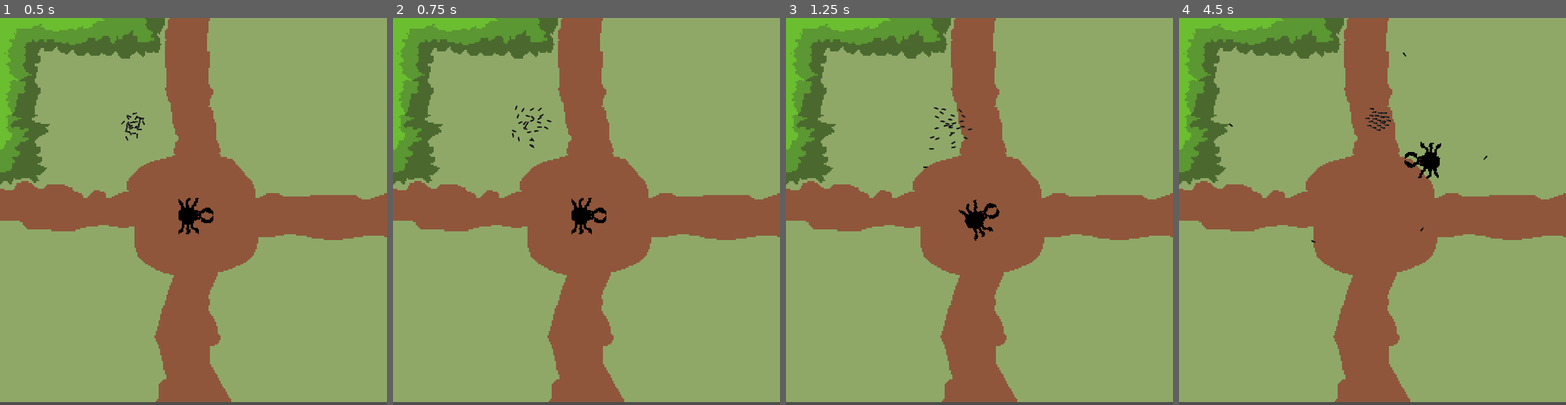
Above: before the commit, frames 1-4 (left to right).
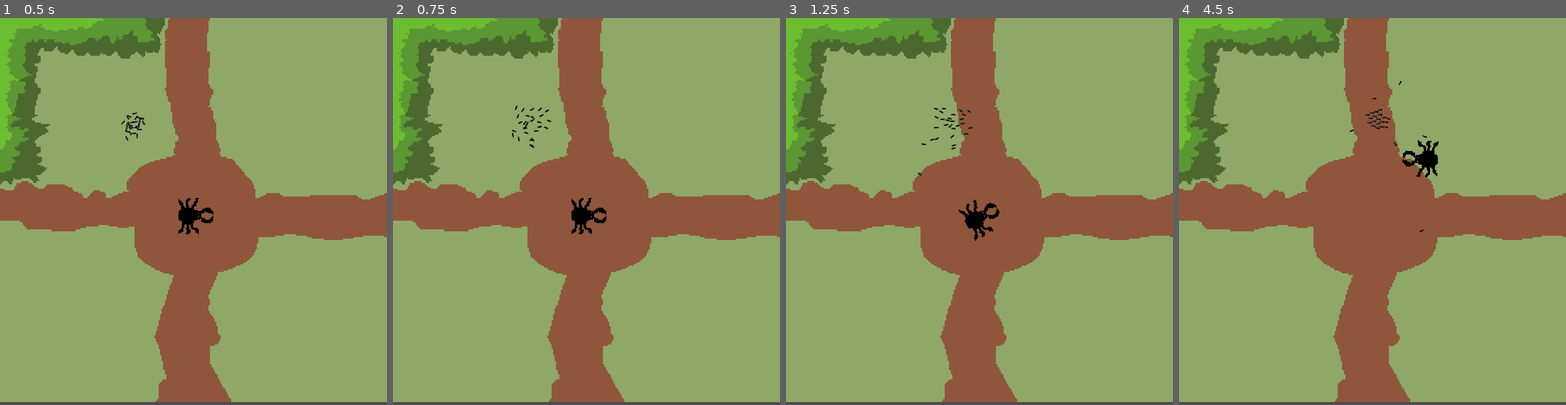
Above: after the commit, the same moments.

Repository: filvan1/LD56
Game: Godot game, scene res://scenes/main.tscn
Two runs of this game, one before a commit and one after it. Both use one fixed random seed, a clock stepped at 60 frames per second and the inputs below.
Inputs:
- Up to frame 1 (0.5 s): no input
- Up to frame 2 (0.75 s): hold D (move_right) from 0.53 s (still down); tap Down (aim_down) at 0.6 s
- Up to frame 3 (1.25 s): keep holding D (move_right)
- Up to frame 4 (4.5 s): release D (move_right) at 1.28 s; hold S (move_down) 1.28-2.03 s; tap one key every 0.75 s from 1.35 s: Left (aim_left) Right (aim_right) Up (aim_up) Down (aim_down) Left (aim_left); hold D (move_right) 2.03-2.78 s; hold W (move_up) 2.78-3.53 s; hold A (move_left) from 3.53 s (still down)

Frame 1 is identical in both runs. In frame 2, less than 0.1% of the frame differs, in the area x 30-41%, y 23-34%; in frame 3, 0.2%; in frame 4, 0.5%, in the area x 12-80%, y 8-59%.

Commit message:
yoten ants rejoin swarm

Diff:
--- a/scenes/ant.tscn
+++ b/scenes/ant.tscn
@@ -1,7 +1,12 @@
-[gd_scene load_steps=8 format=3 uid="uid://bwvu5v5kgsed0"]
+[gd_scene load_steps=9 format=3 uid="uid://bwvu5v5kgsed0"]
 
 [ext_resource type="Texture2D" uid="uid://g5uyxgf1mv8t" path="res://textures/ant.png" id="1_apb61"]
 [ext_resource type="Script" path="res://scripts/ant.gd" id="1_j8bc2"]
+
+[sub_resource type="Curve" id="Curve_4rsrx"]
+max_value = 20.0
+_data = [Vector2(0.00311527, 0), 0.0, 84.4273, 0, 0, Vector2(1, 0), -86.3594, 0.0, 0, 0]
+point_count = 2
 
 [sub_resource type="AtlasTexture" id="AtlasTexture_nsgyo"]
 atlas = ExtResource("1_apb61")
@@ -44,12 +49,13 @@
 collision_layer = 2
 motion_mode = 1
 script = ExtResource("1_j8bc2")
+trajectory = SubResource("Curve_4rsrx")
 
 [node name="AnimatedSprite2D" type="AnimatedSprite2D" parent="."]
 rotation = 1.5708
 sprite_frames = SubResource("SpriteFrames_atsc6")
 animation = &"idle"
-frame_progress = 0.935555
+frame_progress = 0.0404904
 
 [node name="CollisionShape2D" type="CollisionShape2D" parent="."]
 shape = SubResource("CircleShape2D_byf4t")
--- a/scenes/ant_projectile.gd
+++ /dev/null
@@ -1,26 +0,0 @@
-class_name AntProjectile
-extends StaticBody2D
-
-var origin: Vector2
-var target: Vector2
-var t: float = 0.0
-
-@export var trajectory: Curve
-
-# Called when the node enters the scene tree for the first time.
-func _ready() -> void:
-	pass # Replace with function body.
-
-# Called every frame. 'delta' is the elapsed time since the previous frame.
-func _process(delta: float) -> void:
-	t += delta
-
-	if t > 1.0:
-		_land()
-	else:
-		position = origin + (target - origin) * t
-		position.y -= trajectory.sample(t)
-		rotation += delta
-
-func _land():
-	pass
--- a/scenes/ant_projectile.tscn
+++ /dev/null
@@ -1,60 +0,0 @@
-[gd_scene load_steps=9 format=3 uid="uid://dl7swol647ujc"]
-
-[ext_resource type="Script" path="res://scenes/ant_projectile.gd" id="1_wr1yj"]
-[ext_resource type="Texture2D" uid="uid://g5uyxgf1mv8t" path="res://textures/ant.png" id="1_xh3w5"]
-
-[sub_resource type="Curve" id="Curve_ou8wd"]
-max_value = 20.0
-_data = [Vector2(0, 0), 0.0, 75.6373, 0, 0, Vector2(1, 0), -81.3412, 0.0, 0, 0]
-point_count = 2
-
-[sub_resource type="AtlasTexture" id="AtlasTexture_nsgyo"]
-atlas = ExtResource("1_xh3w5")
-region = Rect2(0, 0, 1, 3)
-
-[sub_resource type="AtlasTexture" id="AtlasTexture_e10qa"]
-atlas = ExtResource("1_xh3w5")
-region = Rect2(1, 0, 1, 3)
-
-[sub_resource type="AtlasTexture" id="AtlasTexture_y0lwb"]
-atlas = ExtResource("1_xh3w5")
-region = Rect2(2, 0, 1, 3)
-
-[sub_resource type="SpriteFrames" id="SpriteFrames_4p70v"]
-animations = [{
-"frames": [{
-"duration": 1.0,
-"texture": SubResource("AtlasTexture_nsgyo")
-}],
-"loop": true,
-"name": &"idle",
-"speed": 5.0
-}, {
-"frames": [{
-"duration": 1.0,
-"texture": SubResource("AtlasTexture_e10qa")
-}, {
-"duration": 1.0,
-"texture": SubResource("AtlasTexture_y0lwb")
-}],
-"loop": true,
-"name": &"walk",
-"speed": 12.0
-}]
-
-[sub_resource type="CircleShape2D" id="CircleShape2D_a3jbm"]
-radius = 2.0
-
-[node name="AntProjectile" type="StaticBody2D"]
-collision_layer = 0
-collision_mask = 0
-script = ExtResource("1_wr1yj")
-trajectory = SubResource("Curve_ou8wd")
-
-[node name="AnimatedSprite2D" type="AnimatedSprite2D" parent="."]
-rotation = 1.5708
-sprite_frames = SubResource("SpriteFrames_4p70v")
-animation = &"idle"
-
-[node name="CollisionShape2D" type="CollisionShape2D" parent="."]
-shape = SubResource("CircleShape2D_a3jbm")
--- a/scripts/ant.gd
+++ b/scripts/ant.gd
@@ -2,9 +2,18 @@
 extends CharacterBody2D
 
 @onready var sprite = $AnimatedSprite2D
+@export var trajectory: Curve
+
+enum AntState { SWARMING, YEETING, HOMING }
+
+var state = AntState.SWARMING
 
 var new_velocity: Vector2 = Vector2.ZERO
 var max_speed: float = 40.0
+
+var origin: Vector2
+var target: Vector2
+var t: float = 0.0
 
 # Called when the node enters the scene tree for the first time.
 func _ready() -> void:
@@ -12,19 +21,37 @@
 
 # Called every frame. 'delta' is the elapsed time since the previous frame.
 func _process(delta: float) -> void:
-	pass
+	if state == AntState.YEETING:
+		t += delta
+
+		if t > 1.0:
+			_land()
+		else:
+			position = origin + (target - origin) * t
+			position.y -= trajectory.sample(t)
+			rotation += delta
+
+func _land():
+	state = AntState.HOMING
+
+func yeet(to: Vector2):
+	origin = position
+	target = to
+	t = 0
+	state = AntState.YEETING
 
 func _physics_process(delta: float) -> void:
-	var speed = new_velocity.length()
-	velocity = new_velocity
-	if speed > max_speed:
-		velocity = new_velocity / speed * max_speed
+	if state == AntState.SWARMING or state == AntState.HOMING:
+		var speed = new_velocity.length()
+		velocity = new_velocity
+		if speed > max_speed:
+			velocity = new_velocity / speed * max_speed
 
-	move_and_slide()
+		move_and_slide()
 
-	velocity = get_real_velocity()
-	if velocity.length_squared() > 1.0:
-		rotation = atan2(velocity.y, velocity.x)
-		sprite.play("walk")
-	else:
-		sprite.play("idle")
+		velocity = get_real_velocity()
+		if velocity.length_squared() > 1.0:
+			rotation = atan2(velocity.y, velocity.x)
+			sprite.play("walk")
+		else:
+			sprite.play("idle")
--- a/scripts/player.gd
+++ b/scripts/player.gd
@@ -8,8 +8,6 @@
 @onready var aim_indicator = $AimIndicator
 @onready var swarm = $Ants
 @onready var projectiles = $Projectiles
-
-const AntProjectile = preload("res://scenes/ant_projectile.tscn")
 
 var cooldown_remaining: float = 0
 
@@ -40,24 +38,15 @@
 
 
 func _fire(aim: Vector2):
-	var ant_count = swarm.get_child_count()
-	if ant_count == 0:
+	var candidates = swarm.get_children().filter(func(a): return a.state == Ant.AntState.SWARMING)
+	if candidates.size() == 0:
 		return
 
 	cooldown_remaining = shoot_cooldown
 
 	# Choose random ant
-	var index = randi() % ant_count
-	var ant = swarm.get_child(index)
-	swarm.remove_child(ant)
-
-	var projectile = AntProjectile.instantiate()
-	projectile.position = ant.position
-	projectile.rotation = ant.rotation
-	projectile.origin = ant.position
-	projectile.target = aim
-
-	projectiles.add_child(projectile)
+	var ant = candidates.pick_random()
+	ant.yeet(aim)
 
 func _physics_process(delta: float) -> void:
 	$Control.position = $Ants.center_of_mass
--- a/scripts/swarm.gd
+++ b/scripts/swarm.gd
@@ -28,12 +28,17 @@
 	if show_ranges:
 		queue_redraw()
 
+func _swarming_ants():
+	return get_children().filter(func(a): return a.state == Ant.AntState.SWARMING)
+
 # Called every frame. 'delta' is the elapsed time since the previous frame.
 func _physics_process(delta: float) -> void:
 	if not Engine.is_editor_hint():
 		center_of_mass = Vector2.ZERO
-		for a: Ant in get_children():
-			center_of_mass += a.position / get_child_count()
+		var swarming_ants = _swarming_ants()
+
+		for a: Ant in swarming_ants:
+			center_of_mass += a.position / swarming_ants.size()
 
 			var avoidance_vector = Vector2.ZERO
 			var alignment_vector = Vector2.ZERO
@@ -52,10 +57,16 @@
 					avoidance_vector -= v
 
 				if v.length() < visual_range:
-					total_alignment_weight += 1
-					total_cohesion_weight += 1
-					alignment_vector += b.velocity
-					cohesion_vector += b.position
+					# If another ant is within our visual range and they're homing, they've
+					# now reached the swarm.
+					if b.state == Ant.AntState.HOMING:
+						b.state = Ant.AntState.SWARMING
+
+					if b.state == Ant.AntState.SWARMING:
+						total_alignment_weight += 1
+						total_cohesion_weight += 1
+						alignment_vector += b.velocity
+						cohesion_vector += b.position
 
 			if total_alignment_weight > 0:
 				alignment_vector = alignment_vector / total_alignment_weight - a.velocity
@@ -67,3 +78,8 @@
 			var random_vector = Vector2.from_angle(randf_range(0, 2*PI))
 
 			a.new_velocity = a.velocity + (avoidance_vector * avoidance + alignment_vector * alignment + cohesion_vector * cohesion + tracking_vector * tracking + random_vector * random) * delta
+
+		for a: Ant in get_children():
+			if a.state == Ant.AntState.HOMING:
+				# Simply move towards swarm CoM
+				a.new_velocity = center_of_mass - a.position
